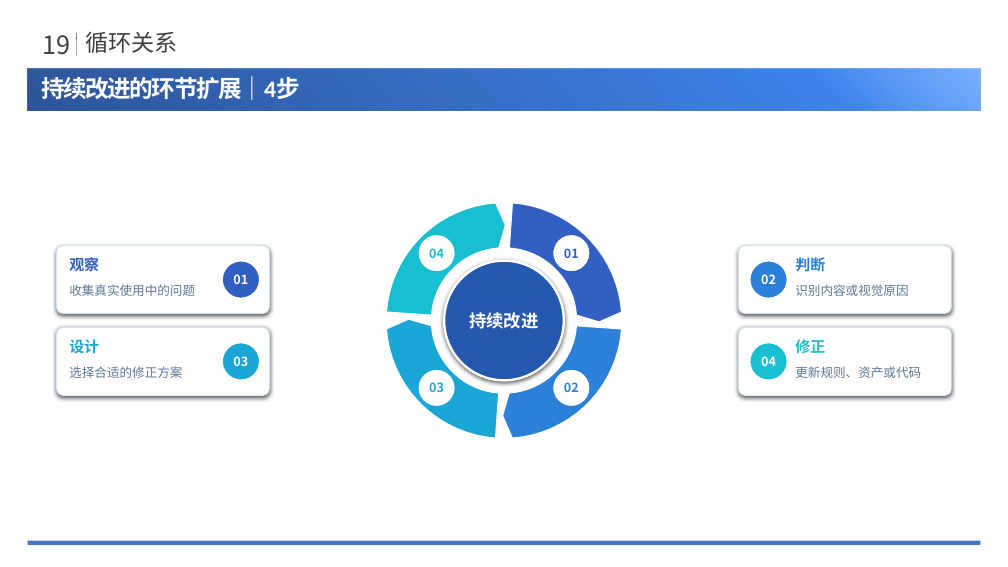
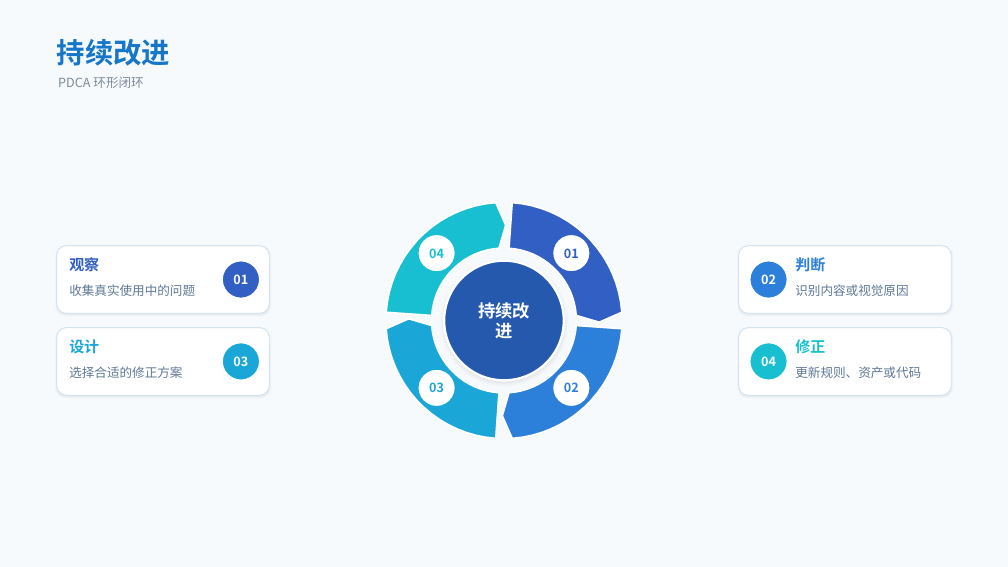
Before and after one commit to NEUwpy/PPagenT, a slide deck: slide 2 of assets/结构图/循环闭环-001/example.pptx (slide 1 before the commit). Drawn at 1008x567 pixels with LibreOffice and Linux fonts; fonts in the diff are those of the drawing; background and template pictures are left out. Boxes give left, top, right and bottom in pixels: in the first picture for what was removed or moved away, otherwise in the second. Text is boxed around its words. In the diff, an @@ line names an element or a change of style, - is before the commit and + after.

```diff
--- a/assets/结构图/循环闭环-001/example.pptx
+++ b/assets/结构图/循环闭环-001/example.pptx
@@ background #FFFFFF to #F7FAFC @@
@@ text removed at <box>42,35,70,55</box> @@
-19
@@ text at <box>57,39,170,66</box>: text changed; size 22.5 to 27 pt; font Calibri to Noto Sans CJK SC; text colour #FFFFFF to #1677C8 @@
-持续改进的环节扩展｜4步
+持续改进
@@ text "持续改进" at <box>57,39,170,66</box>: vertical alignment top to middle @@
@@ line removed from (76, 55) to (76, 33) @@
@@ text removed at <box>85,32,177,53</box> @@
-循环关系
@@ rectangle removed at <box>28,69,981,110</box> @@
@@ text added at <box>58,77,143,88</box>, 12 pt, text #7C8A9A @@
+PDCA 环形闭环
@@ ellipse "持续改进" at <box>445,261,564,380</box>: shadow on @@
@@ shadow on; proportions changed in 4 elements at <box>57,246,269,314</box>, <box>57,327,269,395</box>, <box>739,246,951,314</box>, <box>739,327,951,395</box> @@
@@ line removed from (28, 543) to (981, 543) @@
```
Also in this commit, not shown: 3 slides added, 57 other files.
